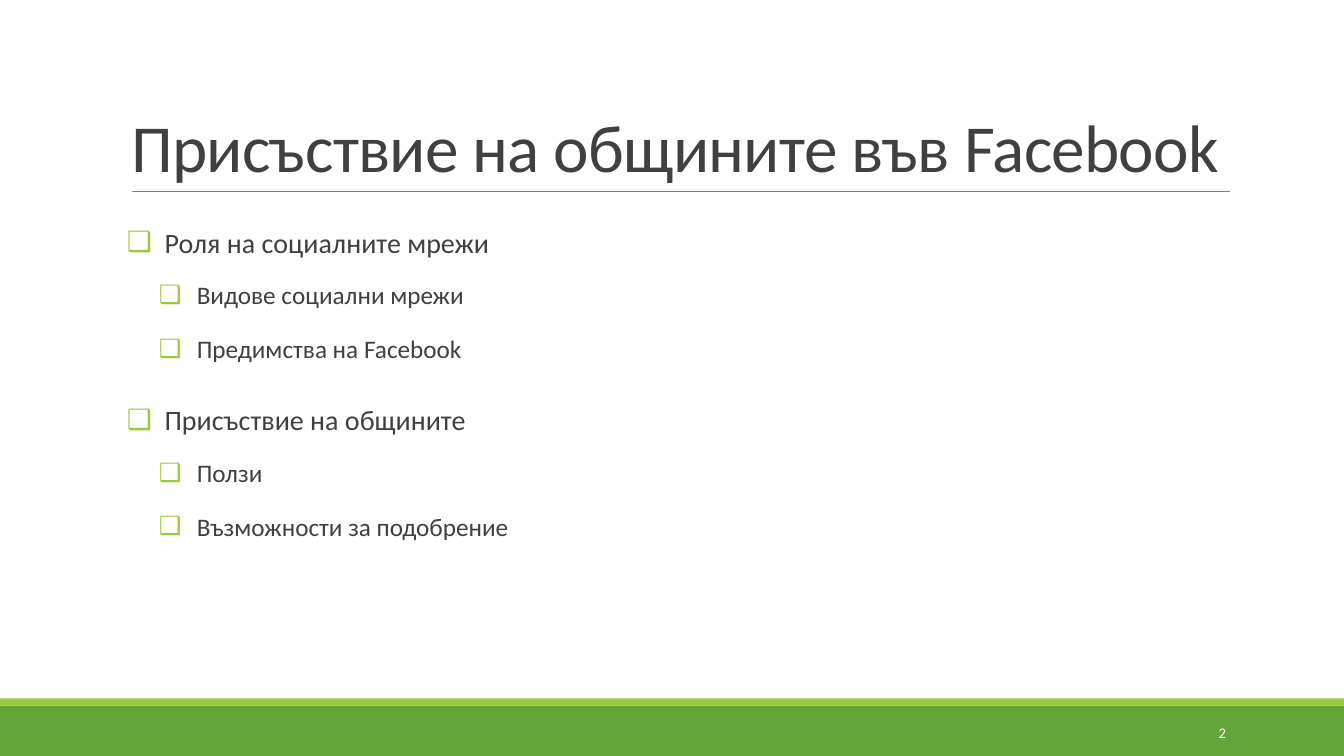
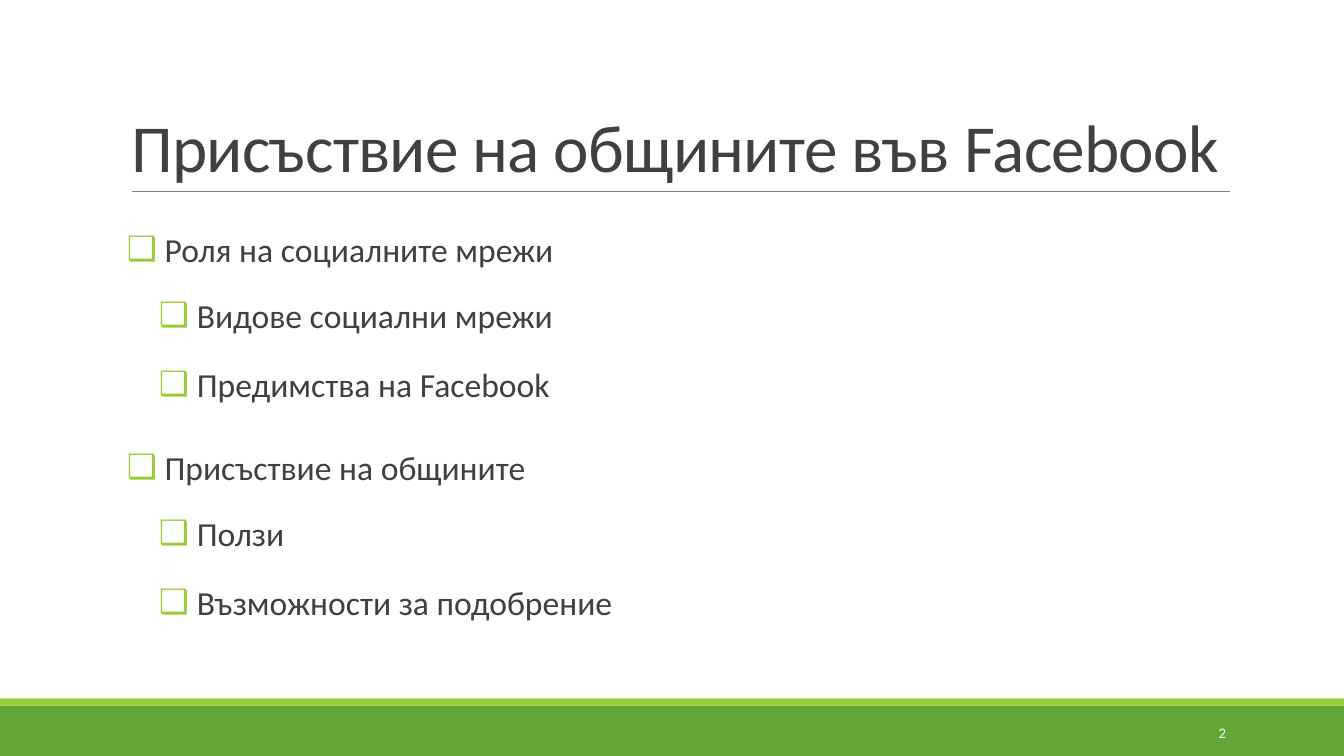
Before and after one commit to murfffi/social_presence, a slide deck: slide 2 of slides.pptx. Drawn at 1344x756 pixels with LibreOffice and Linux fonts; fonts in the diff are those of the drawing; background and template pictures are left out. Boxes give left, top, right and bottom in pixels: in the first picture for what was removed or moved away, otherwise in the second. Text is boxed around its words. In the diff, an @@ line names an element or a change of style, - is before the commit and + after.

```diff
--- a/slides.pptx
+++ b/slides.pptx
@@ text "Роля на социалните мрежи" at <box>165,240,612,621</box>: size 20 to 24 pt in "Роля на социалните мрежи", "Присъствие на общините"; size 18 to 24 pt in "Видове социални мрежи", "Предимства на Facebook", "Ползи", "Възможности за подобрение" @@
```
Also in this commit, not shown: 6 other slides changed, 2 slides added.
